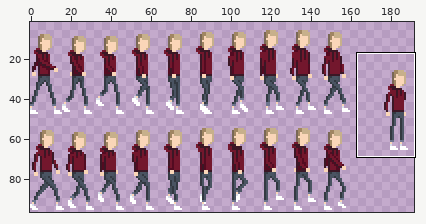
A sprite sheet gets an edit: Unity/Vertical Slice/Assets/Kaelyn Sprites/player_walking_sprites.png. The picture above shows the old version from afar; the outline marks the close-up.
Close-up. Old version:
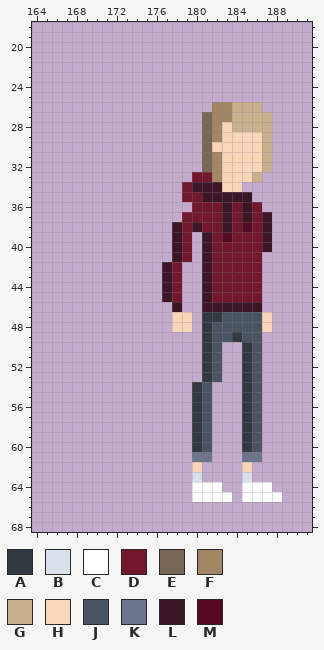
The file is 192x97 pixels. Shown: x 164..191, y 18..68. The old version is drawn lined up with the new one. The wide view leaves out empty margins. The commit also changed other parts of the picture, which this record leaves out.
Palette (. is transparent): A #333941  B #dae0ea  C #ffffff  D #73172d  E #796755  F #a08662  G #c7b08b  H #fad6b8  J #4a5462  K #6d758d  L #3b1725  M #530b21
Pixels before, first column x 177:
26 .....FFGGG..
27 ....EFFGGGG.
28 ....EFHGGGG.
29 ....EFHHHHG.
30 ....EHHHHHG.
31 ....EFHHHHG.
32 ....EFHHHHG.
33 ...DDFHHHG..
34 ..DLLLHH....
35 ..DDLLLLL...
36 ...DDDLDLD..
37 ..DDDDLDLDL.
38 .LDLDDLDMDL.
39 .LD.LDMDDDL.
40 .LD.LDDDDDL.
41 .LD.LDDDDD..
42 LD..LDDDDD..
43 LD..LDDDDD..
44 LD..LDDDDD..
45 LD..LDDDDD..
46 .L..LLLLLL..
47 .HH.AAJJJJH.
48 .HH.AJJJJJH.
49 ....AJJAJJ..
50 ....AJ..AJ..
51 ....AJ..AJ..
52 ....AJ..AJ..
53 ....AJ..AJ..
54 ...AJ...AJ..
55 ...AJ...AJ..
56 ...AJ...AJ..
57 ...AJ...AJ..
58 ...AJ...AJ..
59 ...AJ...AJ..
60 ...AJ...AJ..
61 ...KK...KK..
62 ...H....H...
63 ...B....B...
64 ...CCC..CCC.
65 ...CCCC.CCCC
After the commit:
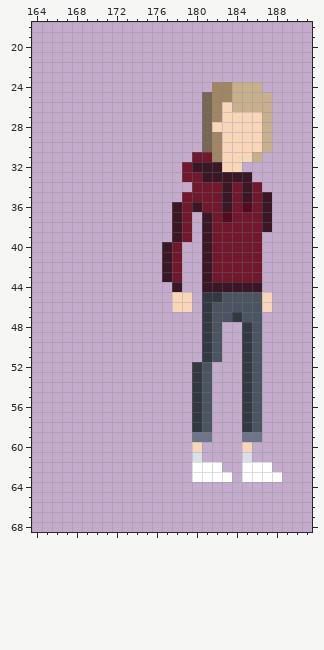
Change:
whole drawing moved by +0,+2 (the old picture is shown already moved)
y 24: x 182..186 ..... -> FFGGG
y 25: x 181..187 ....... -> EFFGGGG
y 26: x 181 . -> E; x 183 F -> H; x 187 . -> G
y 27: x 183..186 FGGG -> HHHH
y 28: x 182 F -> H; x 184..186 GGG -> HHH
y 30: x 182 H -> F
y 31: x 180..181 .E -> DD; x 186..187 HG -> G.
y 32: x 179..182 ..EF -> DLLL; x 185..187 HHG -> ...
y 33: x 179 . -> D; x 181..186 DFHHHG -> LLLLL.
y 34: x 179..186 DLLLHH.. -> .DDDLDLD
y 35: x 181..182 LL -> DD; x 184 L -> D; x 186..187 .. -> DL
y 36: x 178..180 ..D -> LDL; x 185 L -> M; x 187 . -> L
y 37: x 178 . -> L; x 180..181 DD -> .L; x 183 L -> M; x 185 L -> D
y 38: x 180..181 LD -> .L; x 183 L -> D; x 185 M -> D
y 39: x 183 M -> D; x 187 L -> .
y 40: x 177..179 .LD -> LD.; x 187 L -> .
y 41: x 177..179 .LD -> LD.
y 44: x 177..178 LD -> .L; x 182..186 DDDDD -> LLLLL
y 45: x 177..179 LD. -> .HH; x 181..187 LDDDDD. -> AAJJJJH
y 46: x 178..179 L. -> HH; x 181..187 LLLLLL. -> AJJJJJH
y 47: x 178..179 HH -> ..; x 182 A -> J; x 184 J -> A; x 187 H -> .
y 48: x 178..179 HH -> ..; x 183..185 JJJ -> ..A; x 187 H -> .
y 49: x 183..185 JAJ -> ..A
y 52..53: x 180..182 .AJ -> AJ.
y 59: x 180..181 AJ -> KK; x 185..186 AJ -> KK
y 60: x 180..181 AJ -> H.; x 185..186 AJ -> H.
y 61: x 180..181 KK -> B.; x 185..186 KK -> B.
y 62: x 180..182 H.. -> CCC; x 185..187 H.. -> CCC
y 63: x 180..183 B... -> CCCC; x 185..188 B... -> CCCC
y 64: x 180..182 CCC -> ...; x 185..187 CCC -> ...
y 65: x 180..183 CCCC -> ....; x 185..188 CCCC -> ....
